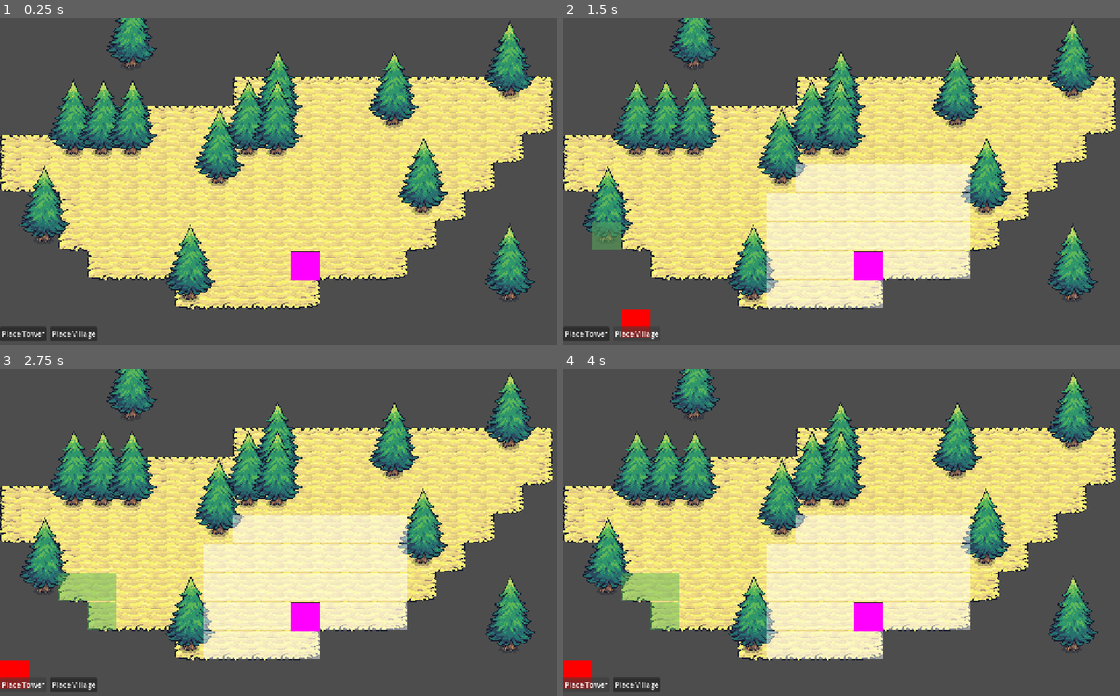
Above: before the commit, frames 1-4 (two rows, left to right).
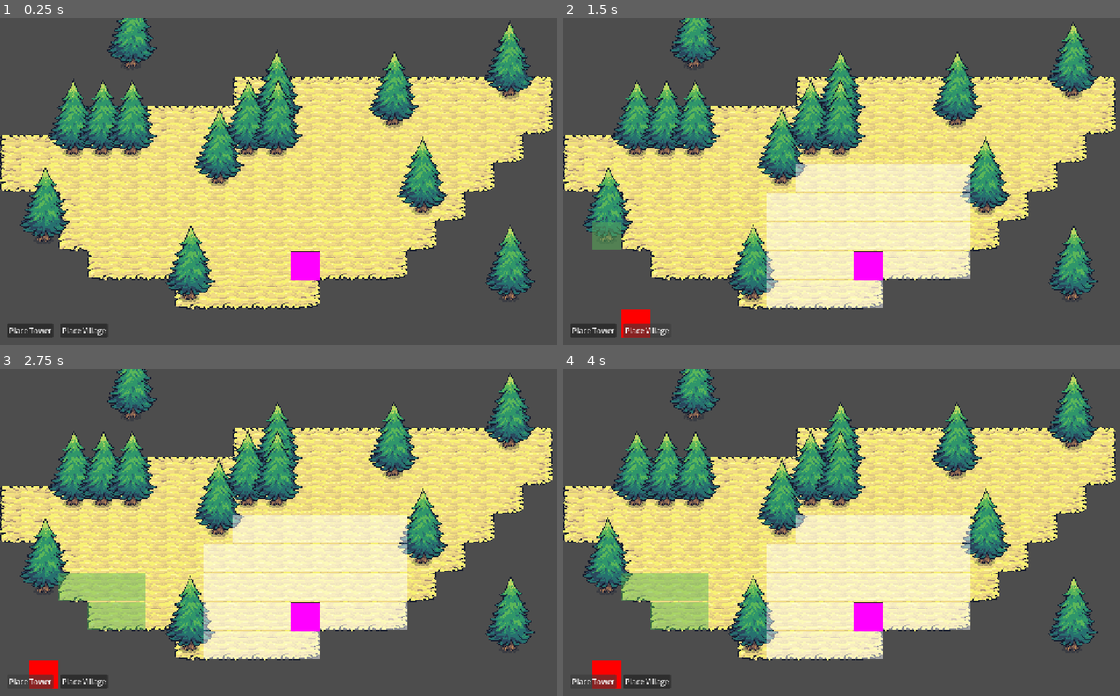
Above: after the commit, the same moments.

Repository: fkemeh18/grid-demo
Game: Godot game, scene res://Scenes/main.tscn
Two runs of this game, one before a commit and one after it. Both use one fixed random seed, a clock stepped at 60 frames per second and the inputs below.
Inputs:
- Up to frame 1 (0.25 s): no input
- Up to frame 2 (1.5 s): click "Place Tower" at 0.5 s; click "Place Village" at 1.25 s
- Up to frame 3 (2.75 s): click "Place Tower" at 2 s
- Up to frame 4 (4 s): click "Place Village" at 2.75 s; click "Place Tower" at 3.5 s

The runs differ from the first frame. In frame 1, 3.8% of the frame differs, in the area x 0-97%, y 0-99%; in frame 2, 3.2%; in frame 3, 3.9%; in frame 4, 4.0%, in the area x 0-96%, y 0-99%.

Commit message:
UI Update
Added a margin container and associated script for ui elements, migrated all the logic for button presses found in the main script to the UI script for organizational purposes, and re-established how the buttons being pressed function. In addition, the way signals are called in regards to the buttons being pressed and which classes respond to emitted signals involving the button presses/how they react at those times has also been updated.

Diff:
--- /dev/null
+++ b/Scenes/UI/game_ui.tscn
@@ -0,0 +1,34 @@
+[gd_scene format=3 uid="uid://c4newqswu33l4"]
+
+[ext_resource type="PackedScene" uid="uid://bcuopf3tu5kdd" path="res://Scenes/Mgmt/button_manager.tscn" id="1_3fiko"]
+[ext_resource type="Script" uid="uid://cyxqtd1tc72tr" path="res://Scripts/UI/game_ui.gd" id="1_vo2tu"]
+
+[node name="GameUI" type="MarginContainer" unique_id=2137080717 node_paths=PackedStringArray("_button_manager")]
+anchors_preset = 15
+anchor_right = 1.0
+anchor_bottom = 1.0
+grow_horizontal = 2
+grow_vertical = 2
+theme_override_constants/margin_left = 16
+theme_override_constants/margin_top = 16
+theme_override_constants/margin_right = 16
+theme_override_constants/margin_bottom = 16
+script = ExtResource("1_vo2tu")
+_button_manager = NodePath("ButtonManager")
+
+[node name="ButtonManager" parent="." unique_id=838342003 node_paths=PackedStringArray("_place_tower_button", "_place_village_button") instance=ExtResource("1_3fiko")]
+_place_tower_button = NodePath("../HBoxContainer/Tower Button")
+_place_village_button = NodePath("../HBoxContainer/Village Button")
+
+[node name="HBoxContainer" type="HBoxContainer" parent="." unique_id=2004232169]
+layout_mode = 2
+size_flags_vertical = 8
+theme_override_constants/separation = 16
+
+[node name="Tower Button" type="Button" parent="HBoxContainer" unique_id=1473317489]
+layout_mode = 2
+text = "Place Tower"
+
+[node name="Village Button" type="Button" parent="HBoxContainer" unique_id=1145444619]
+layout_mode = 2
+text = "Place Village"
--- a/Scenes/main.tscn
+++ b/Scenes/main.tscn
@@ -7,9 +7,9 @@
 [ext_resource type="Resource" uid="uid://clq04tbn1cvrs" path="res://Resources/Custom/Buildings/village.tres" id="3_d1ilt"]
 [ext_resource type="Script" uid="uid://c363mum1vdtvy" path="res://Scripts/TileMapLayers/base_tile_map_layer.gd" id="3_kry3j"]
 [ext_resource type="Script" uid="uid://dvskfcvyxqcil" path="res://Scripts/TileMapLayers/highlight_tile_map_l.gd" id="4_21xkr"]
+[ext_resource type="PackedScene" uid="uid://c4newqswu33l4" path="res://Scenes/UI/game_ui.tscn" id="4_d1ilt"]
 [ext_resource type="TileSet" uid="uid://cl0lir1ju5mss" path="res://Resources/Tiles/highlight_tileset.tres" id="5_kry3j"]
 [ext_resource type="PackedScene" uid="uid://dy2cptdx8fjs0" path="res://Scenes/Mgmt/grid_manager.tscn" id="8_ynf5e"]
-[ext_resource type="PackedScene" uid="uid://bcuopf3tu5kdd" path="res://Scenes/Mgmt/button_manager.tscn" id="9_hptm8"]
 [ext_resource type="PackedScene" uid="uid://fm74f8qhflqi" path="res://Scenes/Buildings/b-base.tscn" id="10_hptm8"]
 
 [sub_resource type="TileSetAtlasSource" id="TileSetAtlasSource_h2yge"]
@@ -21,12 +21,12 @@
 tile_size = Vector2i(64, 64)
 sources/1 = SubResource("TileSetAtlasSource_h2yge")
 
-[node name="Main" type="Node" unique_id=753930638 node_paths=PackedStringArray("_grid_manager", "_button_manager", "_y_sort_root")]
+[node name="Main" type="Node" unique_id=753930638 node_paths=PackedStringArray("_game_ui", "_grid_manager", "_y_sort_root")]
 script = ExtResource("1_8gbba")
 _tower_resource = ExtResource("2_hptm8")
 _village_resource = ExtResource("3_d1ilt")
+_game_ui = NodePath("GameUI")
 _grid_manager = NodePath("Management/GridManager")
-_button_manager = NodePath("Management/ButtonManager")
 _y_sort_root = NodePath("YSortRoot")
 
 [node name="Management" type="Node" parent="." unique_id=300734742]
@@ -35,10 +35,6 @@
 _main_tml_ = NodePath("../../TMLs/MainTileMapLayer")
 _highlight_tml = NodePath("../../TMLs/HighlightTileMapL")
 _base_terrain_tml = NodePath("../../YSortRoot/BaseTerrainLayer")
-
-[node name="ButtonManager" parent="Management" unique_id=838342003 node_paths=PackedStringArray("_place_tower_button", "_place_village_button") instance=ExtResource("9_hptm8")]
-_place_tower_button = NodePath("../../Tower Button")
-_place_village_button = NodePath("../../Village Button")
 
 [node name="YSortRoot" type="Node2D" parent="." unique_id=505001936]
 y_sort_enabled = true
@@ -69,15 +65,4 @@
 tile_set = SubResource("TileSet_ig7tw")
 script = ExtResource("3_kry3j")
 
-[node name="Tower Button" type="Button" parent="." unique_id=1338902737]
-offset_top = 680.0
-offset_right = 102.0
-offset_bottom = 711.0
-text = "Place Tower"
-
-[node name="Village Button" type="Button" parent="." unique_id=1970038947]
-offset_left = 110.0
-offset_top = 680.0
-offset_right = 212.0
-offset_bottom = 711.0
-text = "Place Village"
+[node name="GameUI" parent="." unique_id=2137080717 instance=ExtResource("4_d1ilt")]
--- a/Scripts/Management/button_manager.gd
+++ b/Scripts/Management/button_manager.gd
@@ -13,7 +13,6 @@
 		"tower" when not _place_tower_button_active:
 			_resolve_button_pressed(gm, button_type)
 			_place_tower_button_active = true
-			print(_place_tower_button_active)
 		"village" when not _place_village_button_active:
 			_resolve_button_pressed(gm, button_type)
 			_place_village_button_active = true
--- a/Scripts/Management/grid_manager.gd
+++ b/Scripts/Management/grid_manager.gd
@@ -36,6 +36,7 @@
 
 func _on_placed_building(bc: BuildingComponent) -> void:
 	_highlight_tml._update_valid_buildable_tiles(bc, self)
+	_highlight_tml._update_collected_resource_tiles(bc, self)
 
 func _update_highlight_tiles() -> void:
 	_highlight_tml.highlight_buildable_tiles()
--- a/Scripts/TileMapLayers/highlight_tile_map_l.gd
+++ b/Scripts/TileMapLayers/highlight_tile_map_l.gd
@@ -4,10 +4,13 @@
 const IS_BUILDABLE = "is_buildable"
 const IS_WOOD = "is_wood"
 
+signal _resource_tiles_updated(collected_tiles: int)
+
 @export var bc: BuildingComponent
 
 var _valid_buildable_tiles: Dictionary[Vector2i, bool]
 var _built_tile_locations: Dictionary[Vector2i, bool]
+var _collected_resource_tiles: Dictionary[Vector2i, bool]
 
 func _clear() -> void:
 	clear()
@@ -55,6 +58,19 @@
 	for existing_bc in occupied_tiles:
 		_valid_buildable_tiles.erase(existing_bc)
 
+func _update_collected_resource_tiles(comp: BuildingComponent,
+										gm: GridManager) -> void:
+	var grid_tile_pos = comp._get_grid_pos(gm._main_tml_)
+	var radius = comp.building_resource.resource_radius
+	var resource_tiles = _get_resource_tiles_in_radius(grid_tile_pos, radius,
+		gm)
+	var old_resource_tile_count = _collected_resource_tiles.size()
+
+	_collected_resource_tiles.merge(resource_tiles)
+
+	if old_resource_tile_count != _collected_resource_tiles.size():
+		_resource_tiles_updated.emit(_collected_resource_tiles.size())
+
 func highlight_expanded_buildable_tiles(pos: Vector2i, radius: int,
 		gm: GridManager) -> void:
 	highlight_buildable_tiles()
--- /dev/null
+++ b/Scripts/UI/game_ui.gd
@@ -0,0 +1,20 @@
+class_name GameUI
+extends MarginContainer
+
+signal _pressed_button_type(type: String)
+
+@export var _button_manager: ButtonManager
+var _grid_manager: GridManager
+
+func _ready():
+	_button_manager._place_tower_button.pressed.connect(
+		_button_pressed.bind("tower"), CONNECT_DEFERRED)
+	_button_manager._place_village_button.pressed.connect(
+		_button_pressed.bind("village"), CONNECT_DEFERRED)
+
+func _button_pressed(button: String):
+	_pressed_button_type.emit(button)
+	_button_manager._button_pressed(_grid_manager, button)
+
+func _access_gm(gm: GridManager) -> void:
+	self._grid_manager = gm
--- a/Scripts/main.gd
+++ b/Scripts/main.gd
@@ -3,18 +3,17 @@
 
 @export var _tower_resource: BuildingResource
 @export var _village_resource: BuildingResource
+@export var _game_ui: GameUI
 @export var _grid_manager: GridManager
-@export var _button_manager: ButtonManager
 @export var _y_sort_root: Node2D
 
 var _building_resource: BuildingResource
 
 #deals with setting up pressed signal
 func _ready():
-	_button_manager._place_tower_button.pressed.connect(
-		_button_pressed.bind("tower"))
-	_button_manager._place_village_button.pressed.connect(
-		_button_pressed.bind("village"))
+	_game_ui._pressed_button_type.connect(_change_building)
+	_grid_manager._highlight_tml._resource_tiles_updated.connect(
+		_on_resource_tiles_updated)
 
 #checks and enacts the pressed signal
 func _unhandled_input(event):
@@ -27,7 +26,7 @@
 # passes updated mouse_pos to tile map class for tile
 func _process(delta):
 	if (_building_resource != null
-			&& _button_manager._active_button_checker()
+			&& _game_ui._button_manager._active_button_checker()
 			&& (_grid_manager._temp_grid_pos != null
 			|| _grid_manager._temp_grid_pos !=
 			_grid_manager._get_mouse_grid_pos_without_update())):
@@ -44,7 +43,8 @@
 	if _grid_manager._temp_grid_pos == null: return
 
 	building = _building_resource.building_scene.instantiate() as Node2D
-	_button_manager._building_placed(_button_manager._current_building_type)
+	_game_ui._button_manager._building_placed(
+		_game_ui._button_manager._current_building_type)
 
 	_y_sort_root.add_child(building)
 	building.global_position = _grid_manager._temp_grid_pos * 64
@@ -54,11 +54,17 @@
 		_grid_manager._temp_grid_pos)
 
 #resolves pressed signal functionality
-func _button_pressed(button: String):
-	_button_manager._button_pressed(_grid_manager, button)
+func _change_building(button: String):
+	_ui_button_pressed()
 
 	match button:
 		"tower":
 			_building_resource = _tower_resource
 		"village":
 			_building_resource = _village_resource
+
+func _on_resource_tiles_updated(resource_count: int) -> void:
+	print(resource_count)
+
+func _ui_button_pressed() -> void:
+	_game_ui._access_gm(_grid_manager)
Not shown, added: Scripts/UI/game_ui.gd.uid
